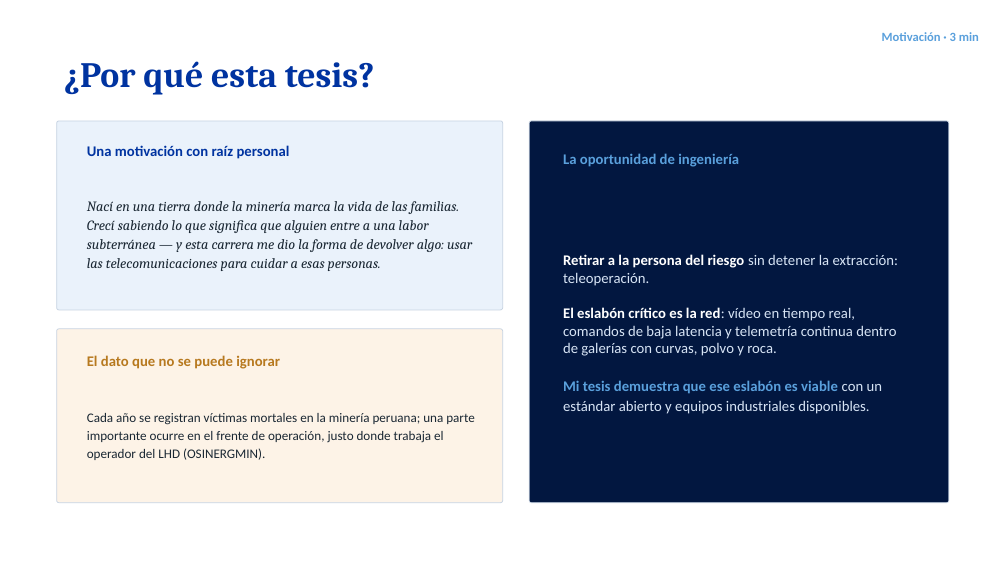
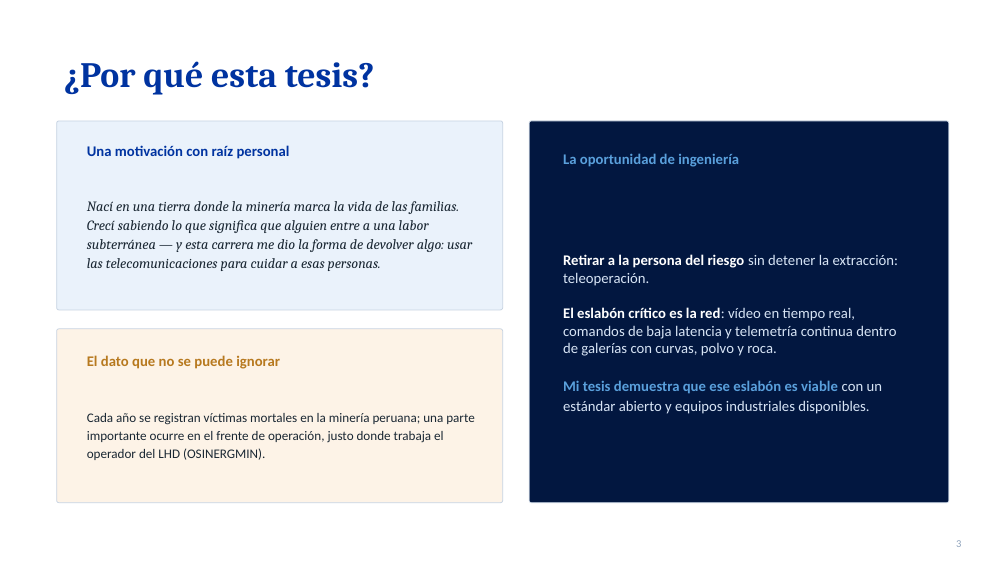
Before and after one commit to AdrianLopez012/tesis-lhd-802.11ac, a slide deck: slide 3 of fase4/presentacion/sustentacion_tesis.pptx. Drawn at 1008x567 pixels with LibreOffice and Linux fonts; fonts in the diff are those of the drawing. Boxes give left, top, right and bottom in pixels: in the first picture for what was removed or moved away, otherwise in the second. Text is boxed around its words. In the diff, an @@ line names an element or a change of style, - is before the commit and + after.

```diff
--- a/fase4/presentacion/sustentacion_tesis.pptx
+++ b/fase4/presentacion/sustentacion_tesis.pptx
@@ text removed at [882, 32, 979, 41] @@
-Motivación · 3 min
@@ page number added at [956, 540, 961, 547], 10 pt, text #8FA3BC @@
+3
```
Also in this commit, not shown: 14 other slides changed, 2 other files.
